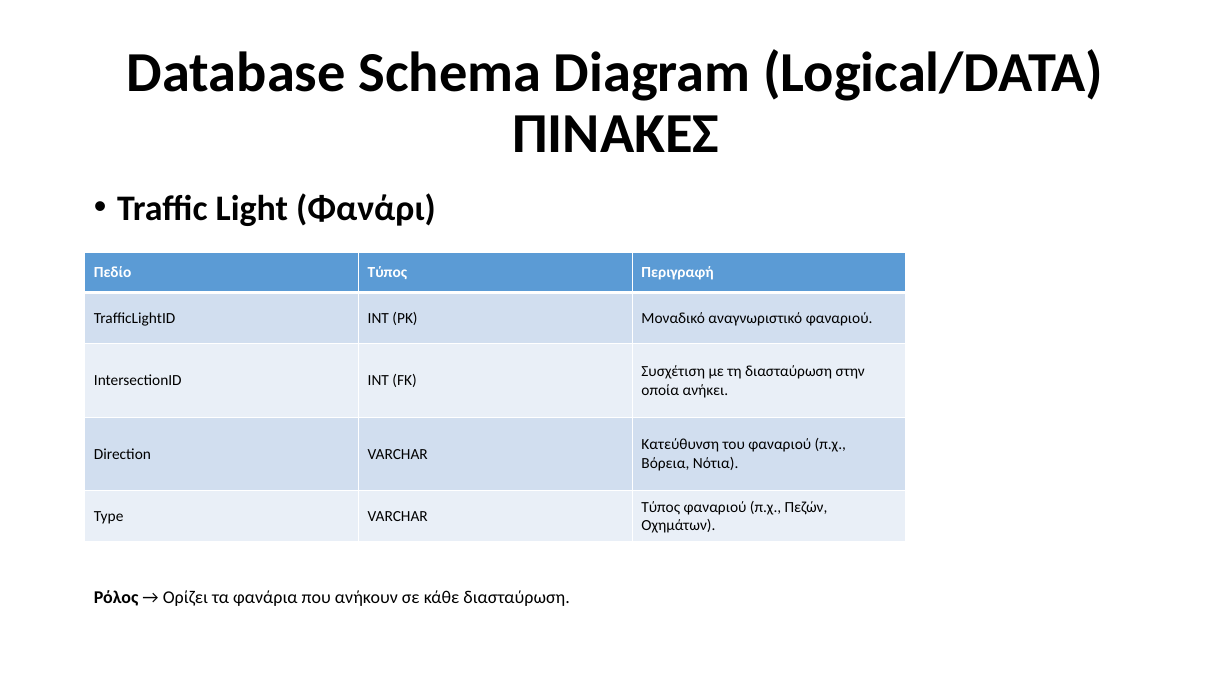
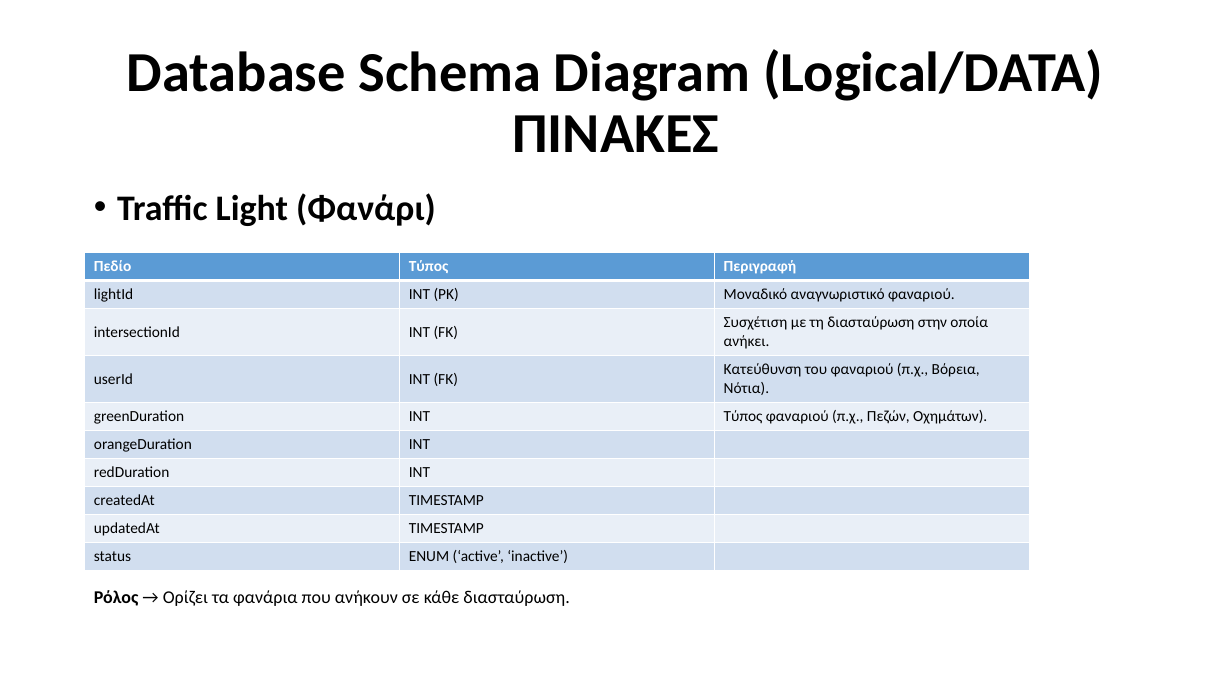
Before and after one commit to Ath21/STL_Drive, a slide deck: slide 12 of Presentation.pptx (slide 10 before the commit). Drawn at 1232x693 pixels with LibreOffice and Linux fonts; fonts in the diff are those of the drawing. Boxes give left, top, right and bottom in pixels: in the first picture for what was removed or moved away, otherwise in the second. Text is boxed around its words. In the diff, an @@ line names an element or a change of style, - is before the commit and + after.

```diff
--- a/Presentation.pptx
+++ b/Presentation.pptx
@@ table at (85,252,1031,567) @@
-row 2: TrafficLightID | INT (PK) | Μοναδικό αναγνωριστικό φαναριού.
-row 3: IntersectionID | INT (FK) | Συσχέτιση με τη διασταύρωση στην οποία ανήκει.
-row 4: Direction | VARCHAR | Κατεύθυνση του φαναριού (π.χ., Βόρεια, Νότια).
-row 5: Type | VARCHAR | Τύπος φαναριού (π.χ., Πεζών, Οχημάτων).
+row 2: lightId | INT (PK) | Μοναδικό αναγνωριστικό φαναριού.
+row 3: intersectionId | INT (FK) | Συσχέτιση με τη διασταύρωση στην οποία ανήκει.
+row 4: userId | INT (FK) | Κατεύθυνση του φαναριού (π.χ., Βόρεια, Νότια).
+row 5: greenDuration | INT | Τύπος φαναριού (π.χ., Πεζών, Οχημάτων).
+row 6: orangeDuration | INT | 
+row 7: redDuration | INT | 
+row 8: createdAt | TIMESTAMP | 
+row 9: updatedAt | TIMESTAMP | 
+row 10: status | ENUM (‘active’, ‘inactive’) | 
@@ table: place and size @@
-table at (85,252,906,542)
+table at (85,252,1031,567)
```
Also in this commit, not shown: 8 other slides changed, 8 slides added, 6 slides removed, 19 other files.
